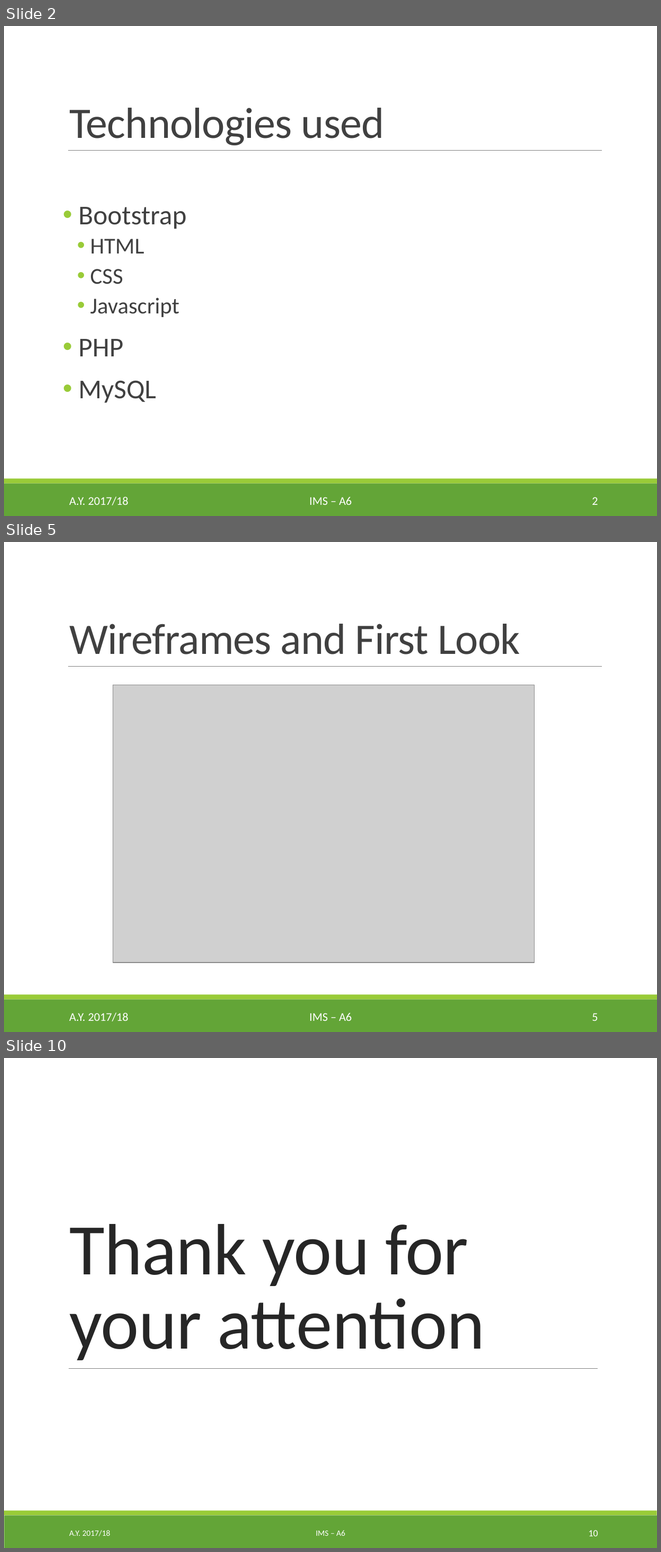
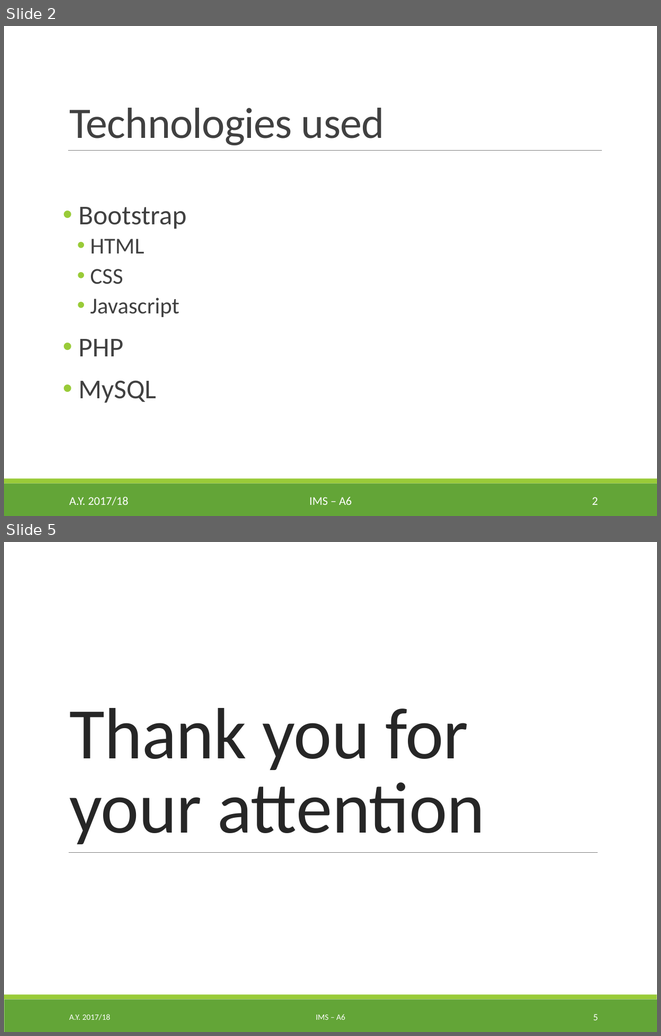
Before and after one commit to egcmi/IMS_project, a slide deck: Presentations/3. Final presentation/IMS_A_6_Final_Presentation.pptx. Shown one above the other, each under a label of ours: slides 2, 5 and 10 before the commit, slides 2 and 5 after it; the slides between them are not shown. The pictures are 661x1552 and 661x1036 pixels, drawn with LibreOffice and Linux fonts; fonts in the diff are those of the drawing; grey boxes stand for pictures. Boxes give left, top, right and bottom in pixels: in the first picture for what was removed or moved away, otherwise in the second. Text is boxed around its words. In the diff, an @@ line names an element or a change of style, - is before the commit and + after.

```diff
--- a/Presentations/3. Final presentation/IMS_A_6_Final_Presentation.pptx
+++ b/Presentations/3. Final presentation/IMS_A_6_Final_Presentation.pptx
@@ slide 5 removed at (x1=4, y1=542, x2=657, y2=1032), background #FFFFFF; not listed: 3 template elements that a slide beside it also shows @@
@@ title removed at (x1=69, y1=624, x2=520, y2=654) @@
-Wireframes and First Look
@@ picture removed at (x1=113, y1=685, x2=534, y2=962) @@
@@ text removed at (x1=69, y1=1012, x2=129, y2=1021) @@
-A.Y. 2017/18
@@ text removed at (x1=309, y1=1013, x2=352, y2=1021) @@
-IMS – A6
@@ page number removed at (x1=592, y1=1013, x2=598, y2=1021) @@
-5
@@ what was slide 10 is now slide 5 @@
@@ page number at (x1=593, y1=1014, x2=598, y2=1020): text changed @@
-10
+5
```
Also in this commit, not shown: 3 slides changed, 4 other slides removed.
